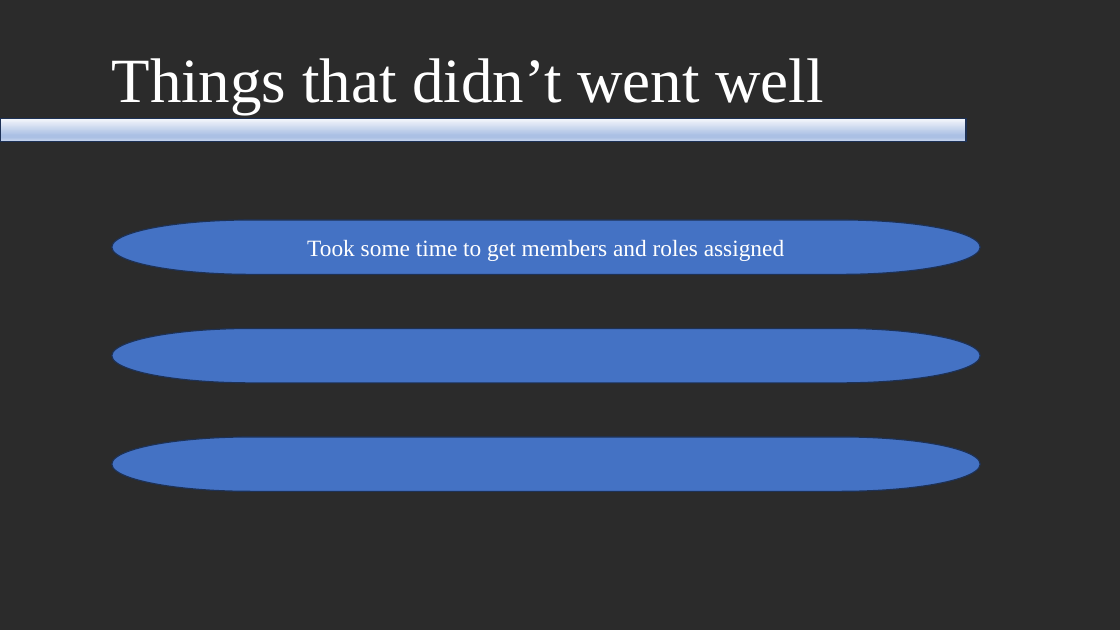
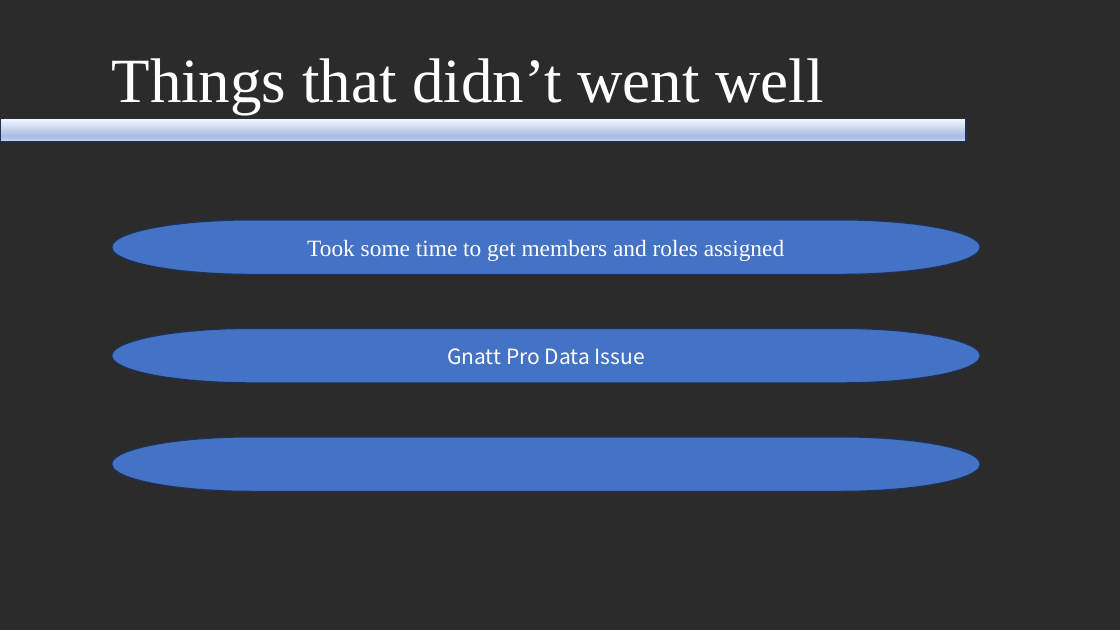
Before and after one commit to TheTragicallyStoat/COP4331, a slide deck: slide 6 of NoneCode/SmallProject.pptx. Drawn at 1120x630 pixels with LibreOffice and Linux fonts; fonts in the diff are those of the drawing; background and template pictures are left out; a plain dark background stands for a picture behind light text. Boxes give left, top, right and bottom in pixels: in the first picture for what was removed or moved away, otherwise in the second. Text is boxed around its words. In the diff, an @@ line names an element or a change of style, - is before the commit and + after.

```diff
--- a/NoneCode/SmallProject.pptx
+++ b/NoneCode/SmallProject.pptx
@@ text in pill shape at [447,348,645,365]: text added @@
+Gnatt Pro Data Issue
```
Also in this commit, not shown: 1 other slide changed, 1 slide added, 1 slide removed.
